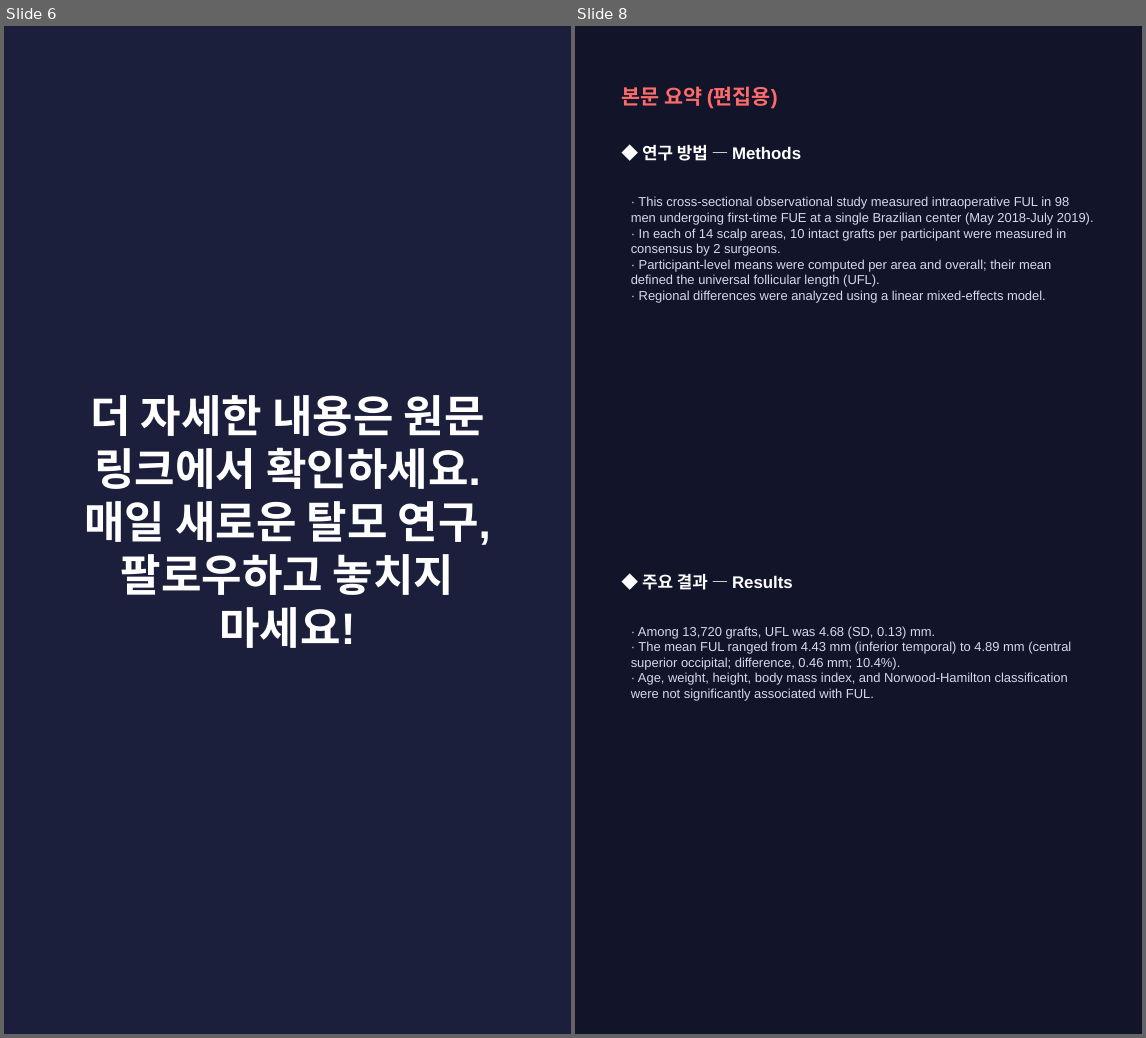
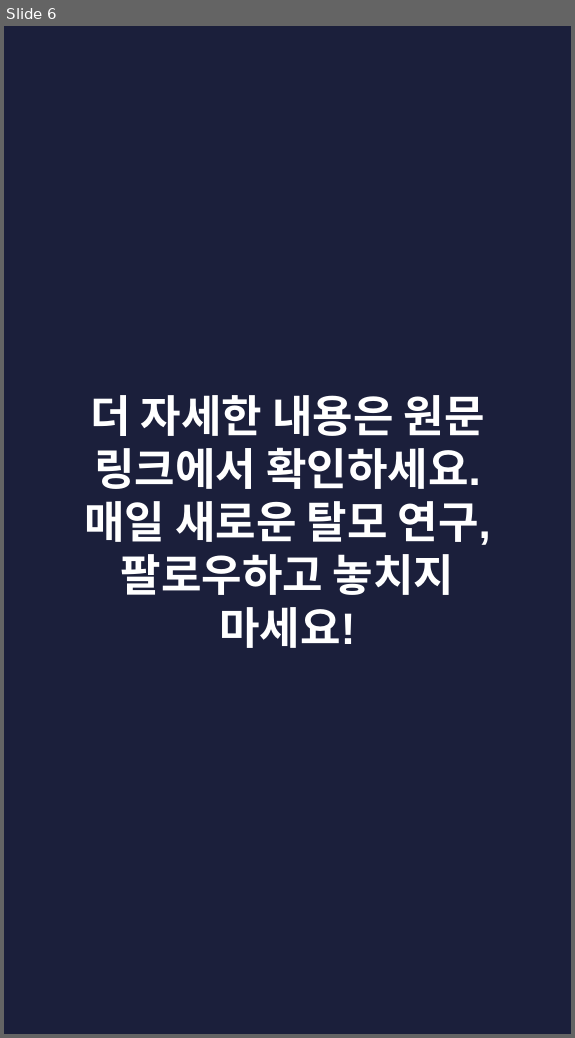
Before and after one commit to hyokang2010-BJ-ANTH/product-builder-test, a slide deck: pwa/data/latest/slides.pptx. Shown side by side, each under a label of ours: slides 6 and 8 before the commit, slide 6 after it; the slides between them are not shown. The pictures are 1146x1038 and 575x1038 pixels, drawn with LibreOffice and Linux fonts; fonts in the diff are those of the drawing. Boxes give left, top, right and bottom in pixels: in the first picture for what was removed or moved away, otherwise in the second. Text is boxed around its words. In the diff, an @@ line names an element or a change of style, - is before the commit and + after.

```diff
--- a/pwa/data/latest/slides.pptx
+++ b/pwa/data/latest/slides.pptx
@@ slide 8 removed at [575, 26, 1142, 1034], background #12142A @@
@@ text removed at [621, 86, 778, 109] @@
-본문 요약 (편집용)
@@ text removed at [642, 145, 801, 161] @@
-◆ 연구 방법 — Methods
@@ text removed at [631, 196, 1094, 303] @@
-· This cross-sectional observational study measured intraoperative FUL in 98 men undergoing first-time FUE at a single Brazilian center (May 2018-July 2019).
-· In each of 14 scalp areas, 10 intact grafts per participant were measured in consensus by 2 surgeons.
-· Participant-level means were computed per area and overall; their mean defined the universal follicular length (UFL).
-· Regional differences were analyzed using a linear mixed-effects model.
@@ text removed at [642, 574, 793, 590] @@
-◆ 주요 결과 — Results
@@ text removed at [631, 626, 1071, 701] @@
-· Among 13,720 grafts, UFL was 4.68 (SD, 0.13) mm.
-· The mean FUL ranged from 4.43 mm (inferior temporal) to 4.89 mm (central superior occipital; difference, 0.46 mm; 10.4%).
-· Age, weight, height, body mass index, and Norwood-Hamilton classification were not significantly associated with FUL.
```
Also in this commit, not shown: 2 slides changed, 5 slides added, 5 other slides removed, 26 other files.
